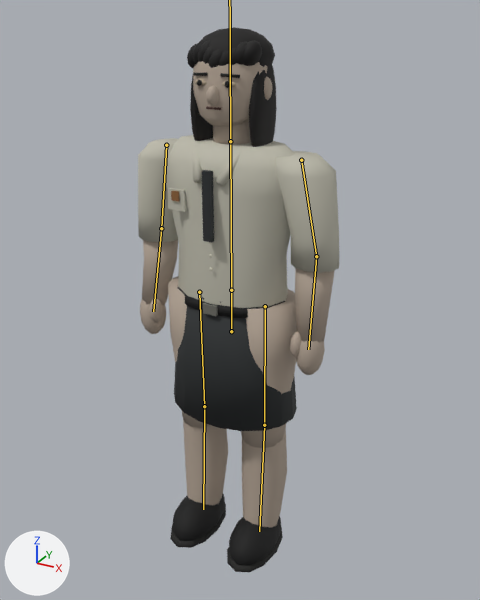
Before and after pictures for a commit that changed the glTF model assets/models/characters/laras_character.glb.
Both versions are drawn from a 50 mm camera at (0.927, -1.633, 1.751) aimed at (0.087, -0.105, 0.987). The axes (+X, +Y, +Z) are drawn at lower left. The lights are the same throughout. The picture after the commit comes second. The bones that bend it are drawn over the model as lines.

The first picture shows 'Seragam_dan_tubuh'.
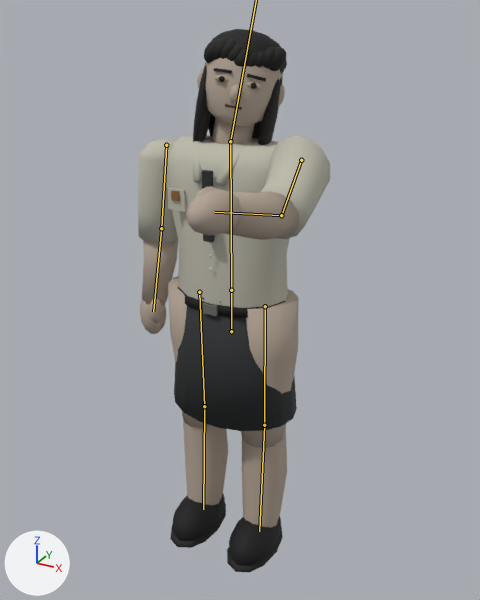
The newer file adds an action. The first version stands in its rest pose; the second is drawn at frame 46 of the action 'Reflection'.

What the commit changed:
Bone 'Head' (bone_head) turns from (0, 0, 0) to (-8, 21, -11) degrees about its own x, y and z.
Bone 'ArmL' (bone_arml) turns from (0, 0, 0) to (-71, -17, -14) degrees about its own x, y and z.
Bone 'ForearmL' (bone_forearml) turns from (0, 0, 0) to (-20, -2, 4) degrees about its own x, y and z.

Boxes [x1, y1, x2, y2] around the edits, measured in the pictures (480 x 600 px):
'Seragam_dan_tubuh', posed
    before: [138, 27, 340, 572]
    after: [138, 29, 330, 572]
bone 'ArmL', root to tip
    before: (301, 160) to (316, 256)
    after: (301, 160) to (281, 215)
bone 'ForearmL', root to tip
    before: (316, 256) to (308, 349)
    after: (281, 215) to (214, 212)
